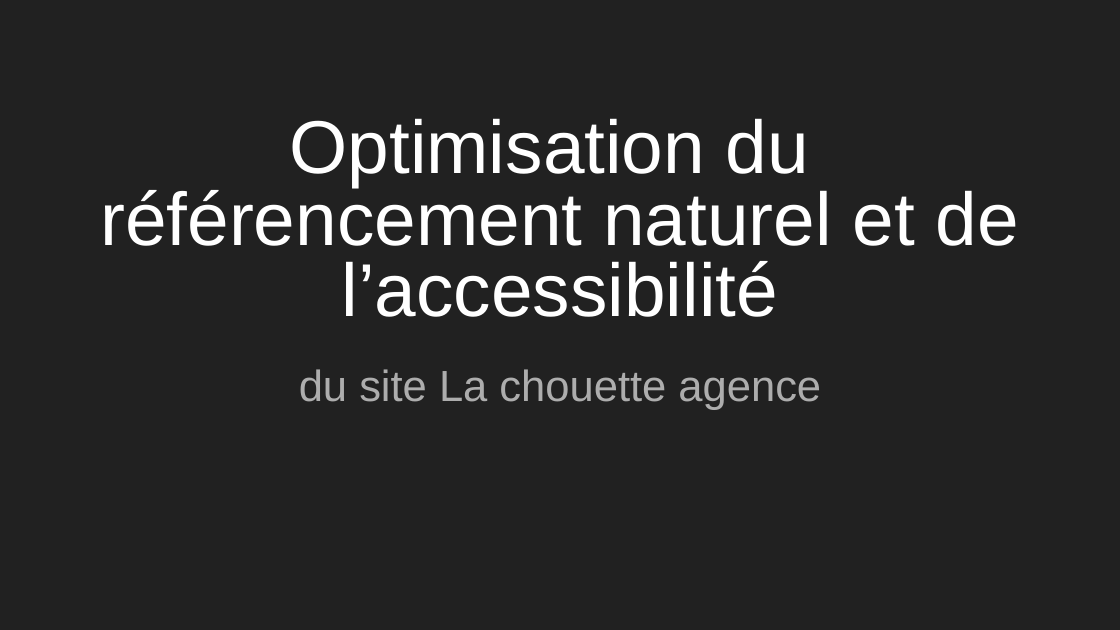
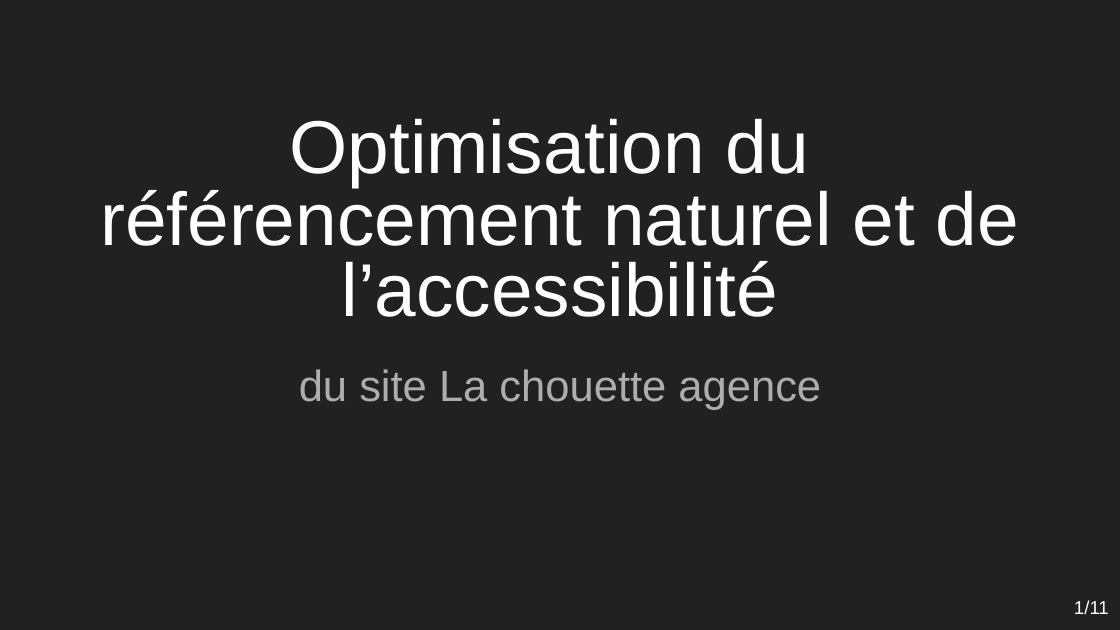
Before and after one commit to ThibaultP7/ThibaultParodi_4_17012021, a slide deck: slide 1 of ressources/analyse/rapport/Support Projet 4 SEO.odp. Drawn at 1120x630 pixels with LibreOffice and Linux fonts; fonts in the diff are those of the drawing. Boxes give left, top, right and bottom in pixels: in the first picture for what was removed or moved away, otherwise in the second. Text is boxed around its words. In the diff, an @@ line names an element or a change of style, - is before the commit and + after.

```diff
--- a/ressources/analyse/rapport/Support Projet 4 SEO.odp
+++ b/ressources/analyse/rapport/Support Projet 4 SEO.odp
@@ text added at (x1=1074, y1=600, x2=1109, y2=614), 12 pt, text #FFFFFF @@
+1/11
```
Also in this commit, not shown: 8 other slides changed, 2 slides added, 3 slides removed, 11 other files.
